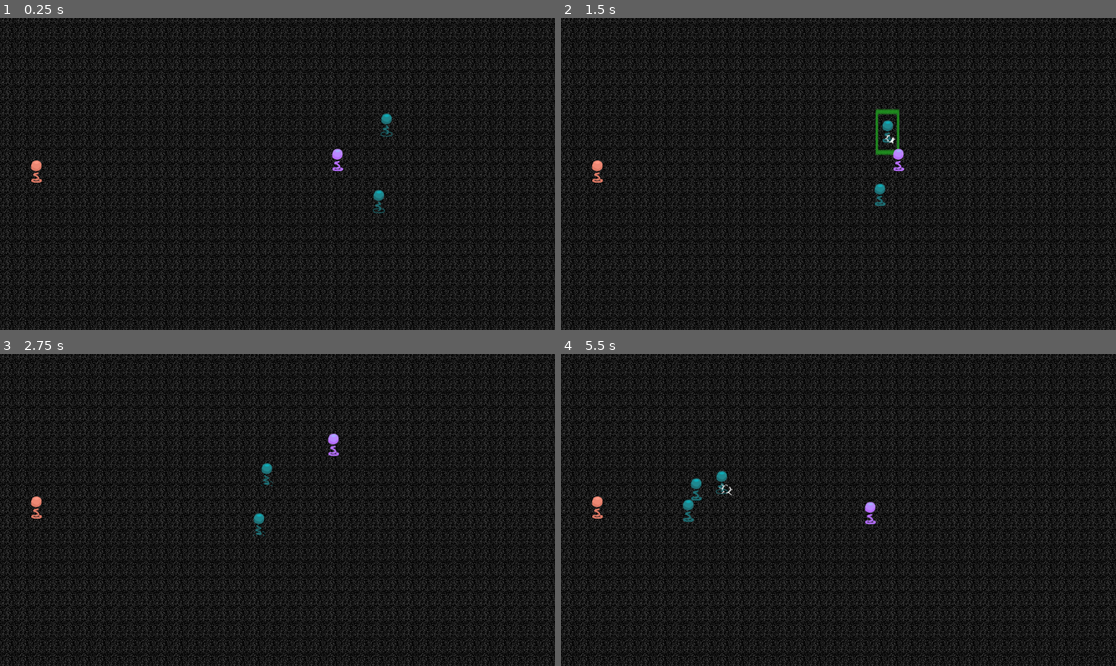
Above: before the commit, frames 1-4 (two rows, left to right).
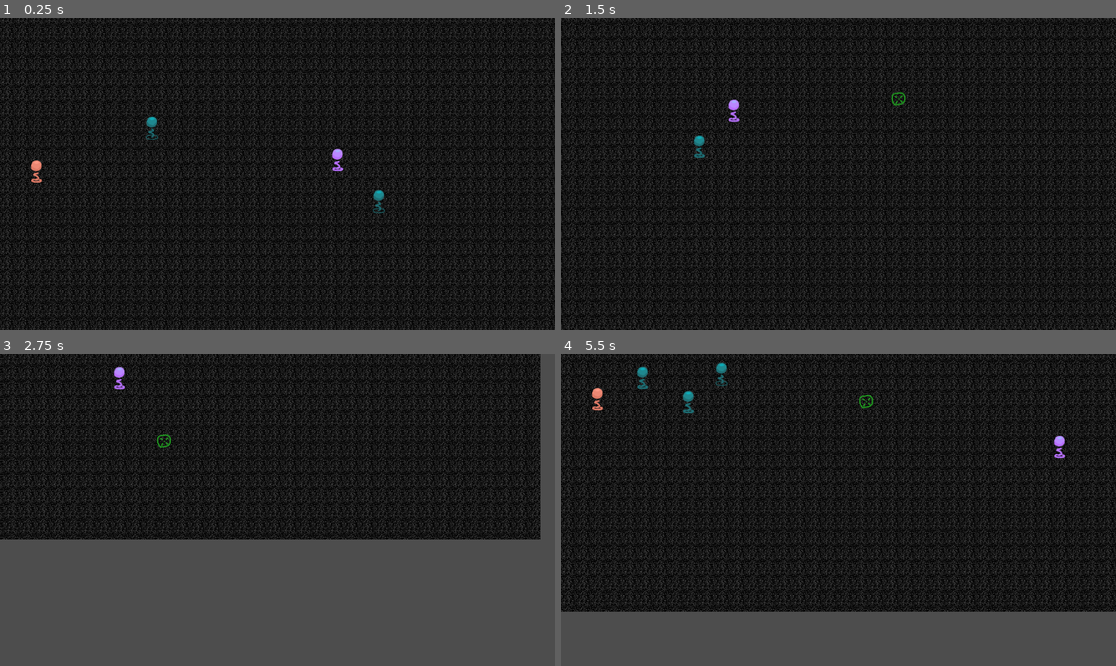
Above: after the commit, the same moments.

Repository: dokumor8/cahiddr
Game: Godot game, scene res://node_2d.tscn
The game is run twice, just before and just after one commit, with the same random seed, the same clock (stepped at 60 frames per second) and the same inputs.
Inputs (mouse positions are in pixels of both pictures, inside the frame that each line leads up to):
- Up to frame 1 (0.25 s): no input
- Up to frame 2 (1.5 s): move the mouse to (927, 202) at 0.52 s; hold D (right) 0.53-1.28 s; hold Right mouse button (right_click) 0.53-1.28 s; move the mouse to (899, 130) at 1.27 s; hold S (down) from 1.28 s (still down); right-click (899, 130) at 1.35 s
- Up to frame 3 (2.75 s): move the mouse to (333, 441) at 2.02 s; release S (down) at 2.03 s; hold D (right) from 2.03 s (still down); hold Right mouse button (right_click) from 2.03 s (still down)
- Up to frame 4 (5.5 s): move the mouse to (810, 572) at 2.77 s; release D (right) at 2.78 s; release Right mouse button (right_click) at 2.78 s; hold W (up) 2.78-3.53 s; right-click (810, 572) at 2.85 s; move the mouse to (1005, 556) at 3.52 s; hold Right mouse button (right_click) 3.53-4.28 s; hold A (left) 3.53-5.03 s; move the mouse to (783, 475) at 4.27 s; right-click (783, 475) at 4.35 s; move the mouse to (866, 510) at 5.02 s; hold S (down) from 5.03 s (still down); hold Right mouse button (right_click) from 5.03 s (still down)

The runs differ from the first frame. In frame 1, 0.2% of the frame differs, in the area x 26-71%, y 30-39%; in frame 2, 35%; in frame 3, 59%, in the area x 0-100%, y 0-100%; in frame 4, 39%.

Commit message:
Add floating damage text

Diff:
--- /dev/null
+++ b/damage_text_label.gd
@@ -0,0 +1,35 @@
+extends Node2D
+
+var rng = RandomNumberGenerator.new()
+
+const translate_shift_x = 40
+const translate_shift_y = 40
+@onready var label = $Label
+var initial_text = ""
+
+
+func _ready():
+
+	var shift_x = rng.randi_range(-translate_shift_x, translate_shift_x)
+	var shift_y = rng.randi_range(-translate_shift_y, translate_shift_y)
+	translate(Vector2(shift_x, shift_y))
+#	var rotation_shift = deg_to_rad(rng.randi_range(-10, 10))
+#	rotate(rotation_shift)
+	label.text = initial_text
+	await get_tree().create_timer(0.3).timeout
+	queue_free()
+
+func set_text(text):
+	initial_text = text
+
+## Called every frame. 'delta' is the elapsed time since the previous frame.
+func _process(delta):
+	translate(Vector2(0, -40*delta))
+
+	pass
+#
+#
+#func _on_timer_timeout():
+#	queue_free()
+#	label.hide()
+#	pass # Replace with function body.
--- /dev/null
+++ b/damage_text_label.tscn
@@ -0,0 +1,22 @@
+[gd_scene load_steps=4 format=3 uid="uid://clflqrkend1oy"]
+
+[ext_resource type="Script" path="res://damage_text_label.gd" id="1_o8jnp"]
+
+[sub_resource type="SystemFont" id="SystemFont_8l6ae"]
+
+[sub_resource type="LabelSettings" id="LabelSettings_p1uk5"]
+font = SubResource("SystemFont_8l6ae")
+font_size = 46
+
+[node name="DamageTextLabel" type="Node2D"]
+script = ExtResource("1_o8jnp")
+
+[node name="Label" type="Label" parent="."]
+offset_left = -39.0
+offset_top = -33.0
+offset_right = 39.0
+offset_bottom = 34.0
+text = "123"
+label_settings = SubResource("LabelSettings_p1uk5")
+horizontal_alignment = 1
+vertical_alignment = 1
--- a/hero.gd
+++ b/hero.gd
@@ -1,6 +1,6 @@
 extends CharacterBody2D
 
-@export var speed = 400
+@export var speed = 250
 var shoot_distance = 300
 var stop_distance = 300
 @onready var shoot_timer = $Timer
@@ -20,11 +20,15 @@
 
 func walk_to(walk_marker):
 	target = walk_marker.position
+	aggro_target = null
 	state = "moving"
 #	moving = true
 
 
 func _physics_process(delta):
+	if state == "idle" and aggro_target != null:
+		state = "aggro"
+
 	if state == "moving":
 		velocity = position.direction_to(target) * speed
 		# look_at(target)
@@ -47,6 +51,7 @@
 var HeroBullet = preload("res://hero_bullet.tscn")
 func shoot(target):
 	if can_shoot:
+		state = "shooting"
 		var bul = HeroBullet.instantiate()
 		get_tree().get_root().add_child(bul)
 		bul.global_position = global_position
@@ -81,4 +86,6 @@
 
 func _on_timer_timeout():
 	can_shoot = true
+	if state == "shooting":
+		state = "idle"
 	pass # Replace with function body.
--- a/king.gd
+++ b/king.gd
@@ -11,13 +11,21 @@
 func _process(delta):
 	pass
 
+
 var HitEffectHero = preload("res://hit_effect_hero.tscn")
+var DamageTextLabel = preload("res://damage_text_label.tscn")
 func hit(damage):
 
 	var hitEffectHero = HitEffectHero.instantiate()
 	get_tree().get_root().add_child(hitEffectHero)
 	var shift_x = rng.randf_range(-10.0, 10.0)
 	var shift_y = rng.randf_range(-10.0, 10.0)
+
+	var damageTextLabel = DamageTextLabel.instantiate()
+	var damage_text = str(damage)
+	damageTextLabel.set_text(damage_text)
+	damageTextLabel.global_position = global_position
+	get_tree().get_root().add_child(damageTextLabel)
 
 
 	hitEffectHero.global_position = global_position + Vector2(shift_x, shift_y)
--- a/node_2d.gd
+++ b/node_2d.gd
@@ -2,7 +2,10 @@
 
 @onready var walk_marker = $WalkMarker
 @onready var hero = $Hero
+@onready var camera = $Camera2D
 var cursor_state = "move"
+
+var camera_speed = 500
 
 
 func _input(event):
@@ -18,7 +21,7 @@
 #		var physics = PhysicsDirectSpaceState2D.new()
 #		parameters.
 		var intersect_objects = space.intersect_point(parameters, 4)
-		print(intersect_objects)
+#		print(intersect_objects)
 		if (intersect_objects.is_empty()):
 			walk_marker.global_position = get_global_mouse_position()
 			walk_marker.show()
@@ -26,6 +29,7 @@
 		else:
 			var enemy_collider = intersect_objects[0]["collider"]
 			hero.set_attack_target(enemy_collider)
+			walk_marker.hide()
 			# TODO attack
 #
 #		if cursor_state == "move":
@@ -41,11 +45,12 @@
 #		walk_marker.position = get_global_mouse_position()
 #
 #
-#func _physics_process(delta):
-#	velocity = position.direction_to(target) * speed
-#	# look_at(target)
-#	if position.distance_to(target) > 10:
-#		move_and_slide()
+func _physics_process(delta):
+
+	var input_direction = Input.get_vector("left", "right", "up", "down")
+	var camera_velocity = input_direction * camera_speed
+	camera.translate(delta * camera_velocity)
+
 #
 #func _process(delta):
 #	if Input.is_action_pressed("right_click"):
--- a/node_2d.tscn
+++ b/node_2d.tscn
@@ -41,7 +41,7 @@
 position = Vector2(850, 597)
 
 [node name="Unit2" parent="." instance=ExtResource("2_tudse")]
-position = Vector2(866, 433)
+position = Vector2(378, 435)
 
 [node name="Camera2D" type="Camera2D" parent="."]
 position = Vector2(617, 524)
--- a/unit.gd
+++ b/unit.gd
@@ -45,11 +45,6 @@
 func deselect():
 	selected = false
 	$Selected.visible = false
-
-
-func get_input():
-	var input_direction = Input.get_vector("left", "right", "up", "down")
-	velocity = input_direction * speed
 
 
 var Bullet = preload("res://enemy_bullet.tscn")
